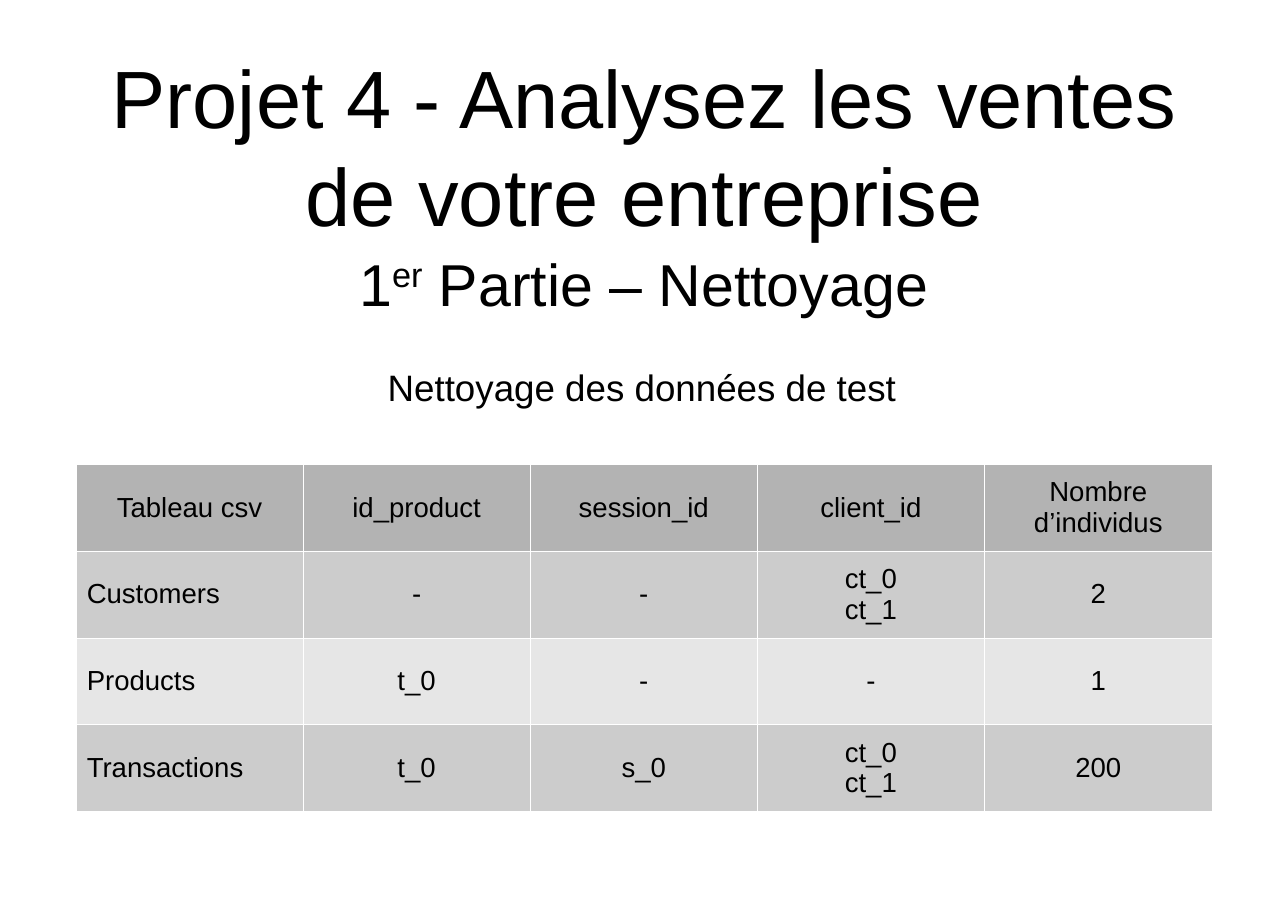
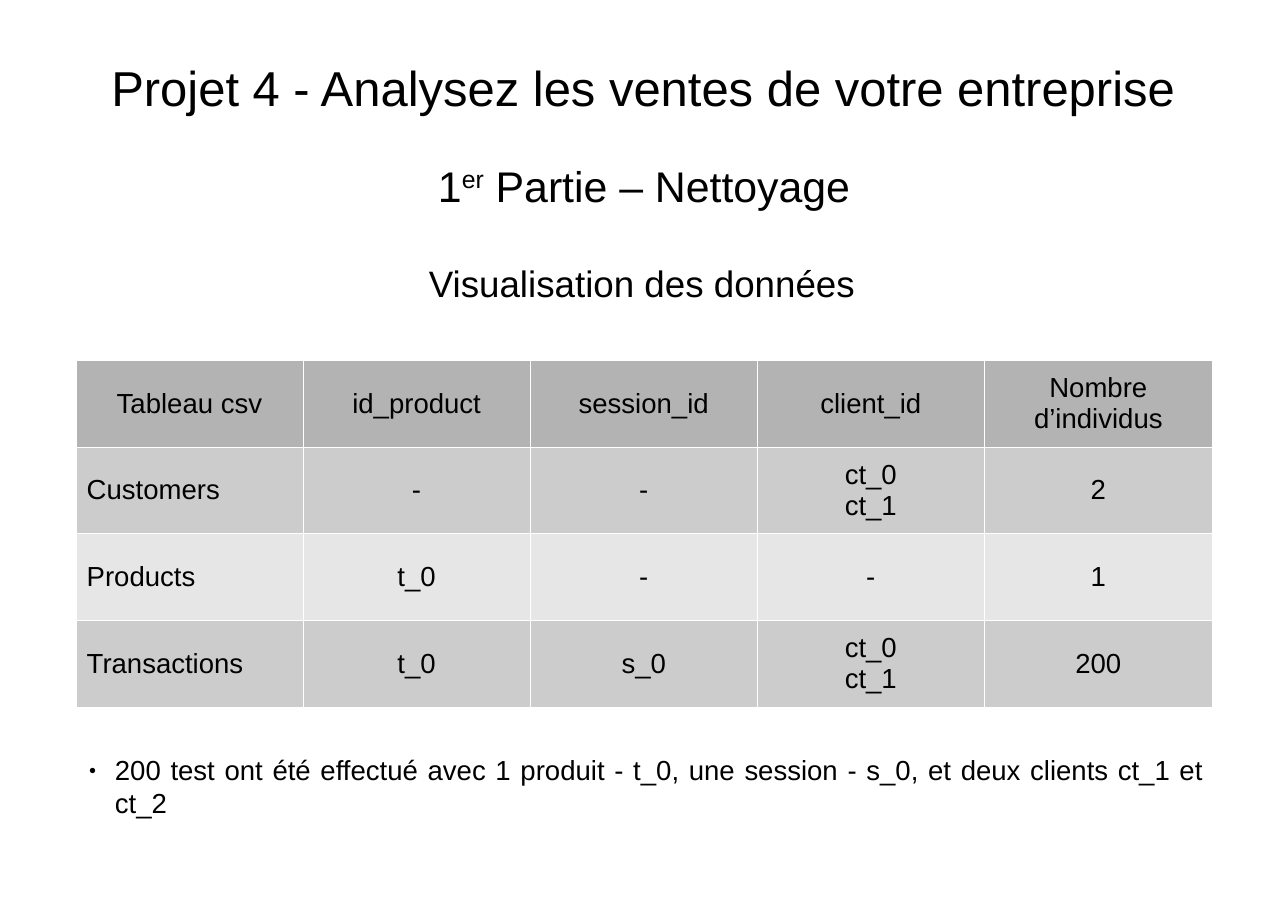
Before and after one commit to FranckDELRUE/OCR-Project-4-DAn, a slide deck: slide 2 of P4_Presentation.odp. Drawn at 1288x911 pixels with LibreOffice and Linux fonts; fonts in the diff are those of the drawing. Boxes give left, top, right and bottom in pixels: in the first picture for what was removed or moved away, otherwise in the second. Text is boxed around its words. In the diff, an @@ line names an element or a change of style, - is before the commit and + after.

```diff
--- a/P4_Presentation.odp
+++ b/P4_Presentation.odp
@@ title "Projet 4 - Analysez les ..." at bbox=[111, 70, 1175, 116]: size 53.1 to 32 pt @@
@@ subtitle "1er Partie – Nettoyage": place and size @@
-subtitle "1er Partie – Nettoyage" at bbox=[439, 263, 928, 317]
+subtitle "1er Partie – Nettoyage" at bbox=[496, 171, 850, 211]
@@ subtitle "1er Partie – Nettoyage" at bbox=[496, 171, 850, 211]: size 38.6 to 28 pt @@
@@ text at bbox=[429, 270, 855, 298]: text changed @@
-Nettoyage des données de test
+Visualisation des données
@@ table: place and size @@
-table at bbox=[76, 464, 1212, 811]
+table at bbox=[76, 360, 1212, 707]
@@ text added at bbox=[115, 759, 1202, 819], 18 pt, text #000000 @@
+● 200 test ont été effectué avec 1 produit - t_0, une session - s_0, et deux clients ct_1 et ct_2
```
Also in this commit, not shown: 6 other slides changed, 1 slide added, 1 slide removed, 6 other files.
